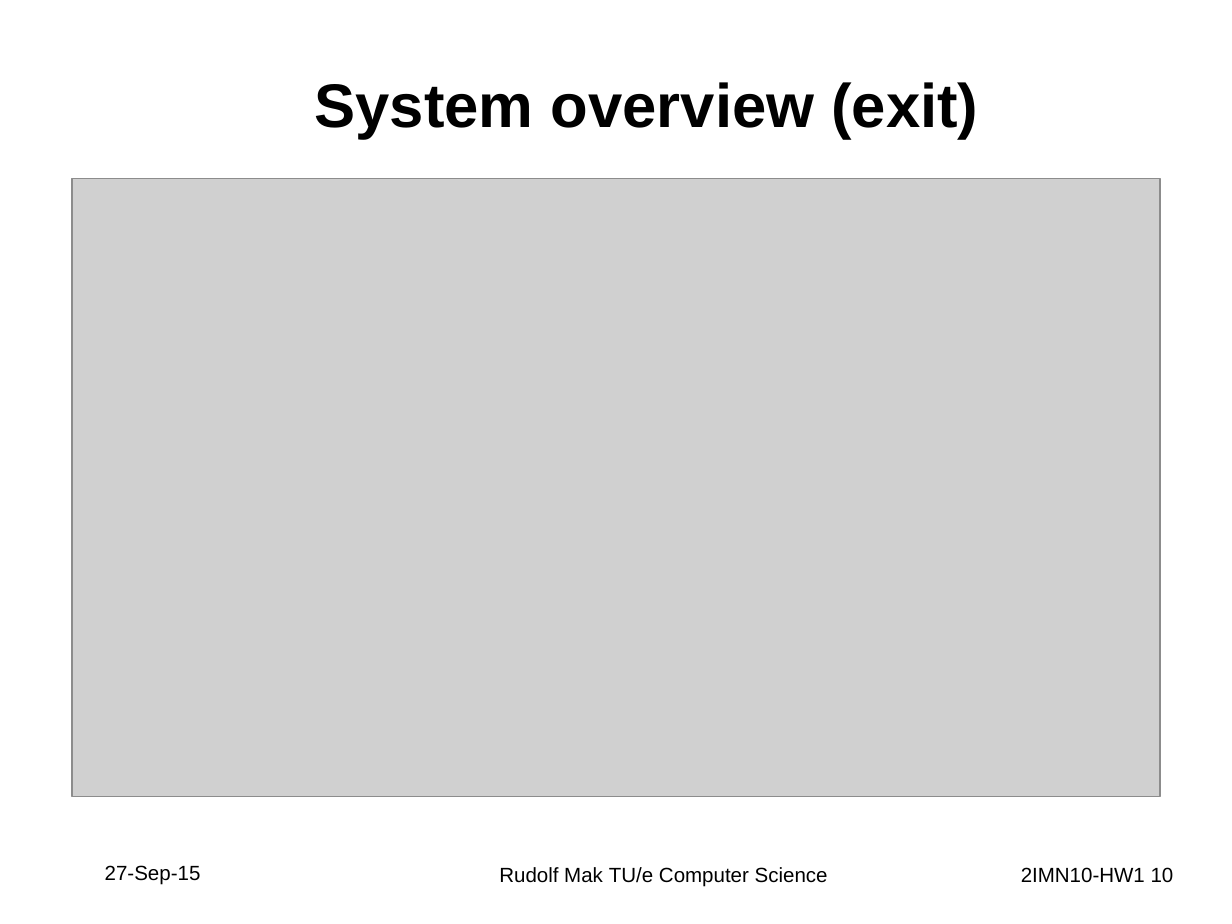
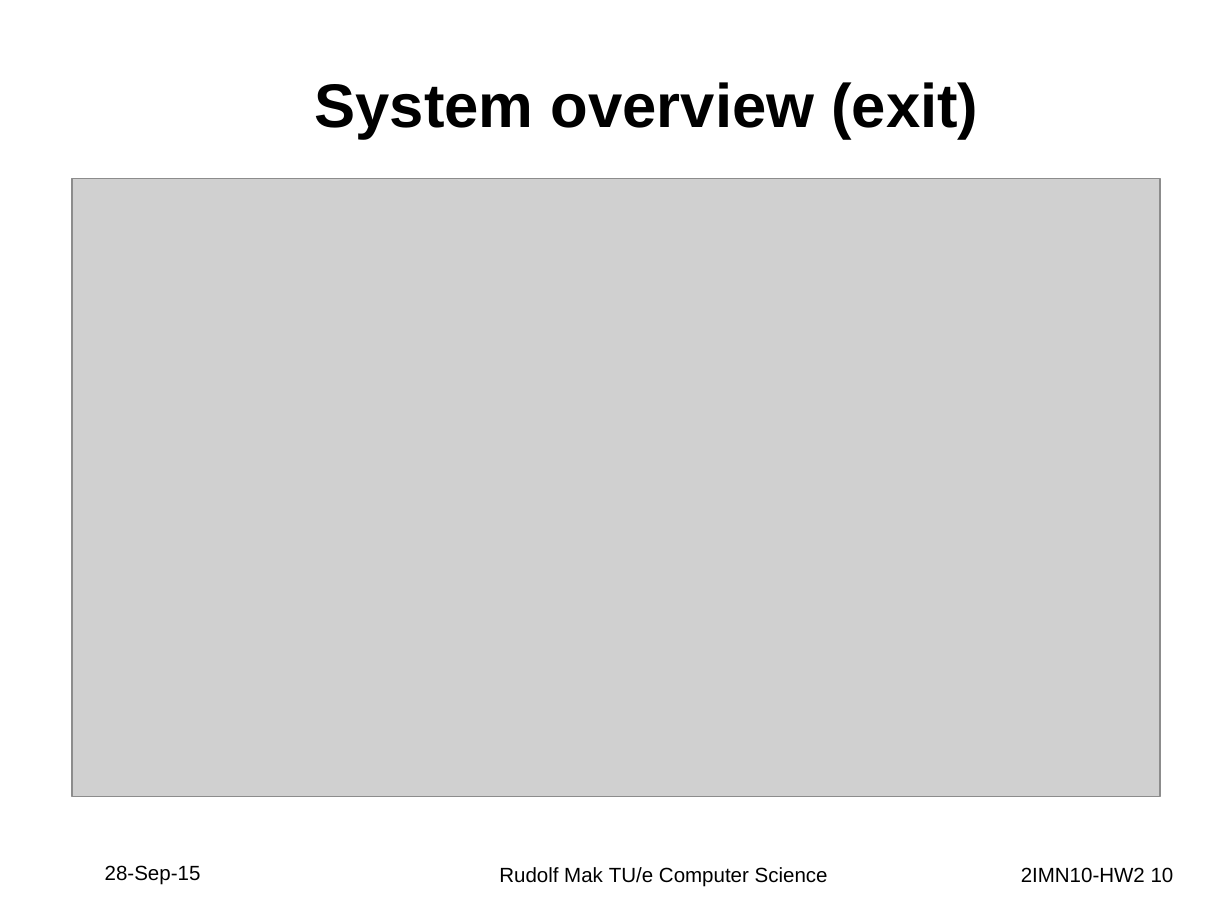
Before and after one commit to JasperSelman/2IMN10-Arhictecture, a slide deck: slide 10 of Assignment2/HomeworkAssignment2_JasperSelman_RamonDeVaan.pptx. Drawn at 1232x924 pixels with LibreOffice and Linux fonts; fonts in the diff are those of the drawing; grey boxes stand for pictures. Boxes give left, top, right and bottom in pixels: in the first picture for what was removed or moved away, otherwise in the second. Text is boxed around its words. In the diff, an @@ line names an element or a change of style, - is before the commit and + after.

Commit message:
kleine typo's

```diff
--- a/Assignment2/HomeworkAssignment2_JasperSelman_RamonDeVaan.pptx
+++ b/Assignment2/HomeworkAssignment2_JasperSelman_RamonDeVaan.pptx
@@ text at [105, 865, 201, 885]: text changed @@
-27-Sep-15
+28-Sep-15
@@ page number at [1021, 867, 1174, 883]: text changed @@
-2IMN10-HW1 10
+2IMN10-HW2 10
```
Also in this commit, not shown: 11 other slides changed.
